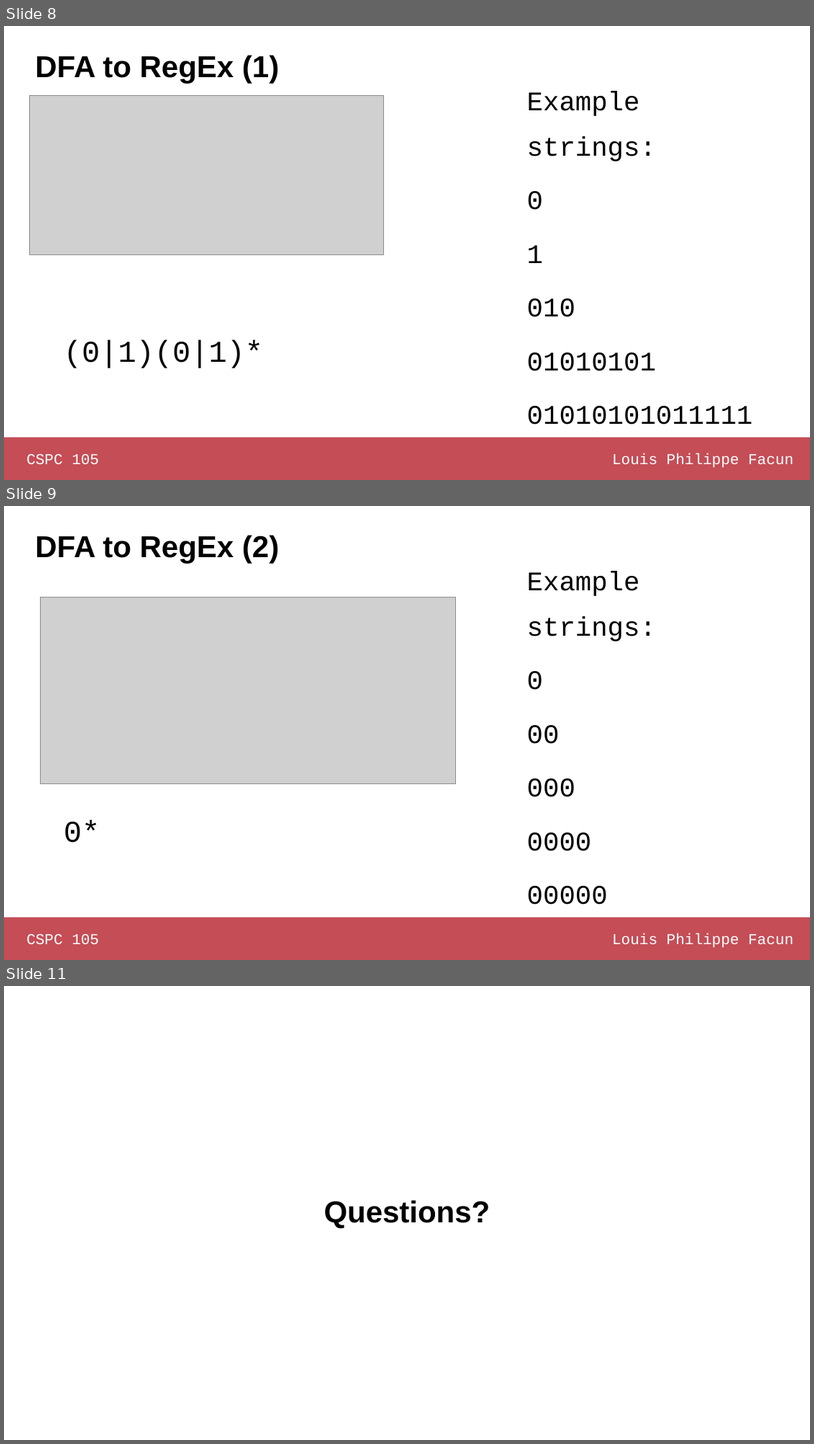
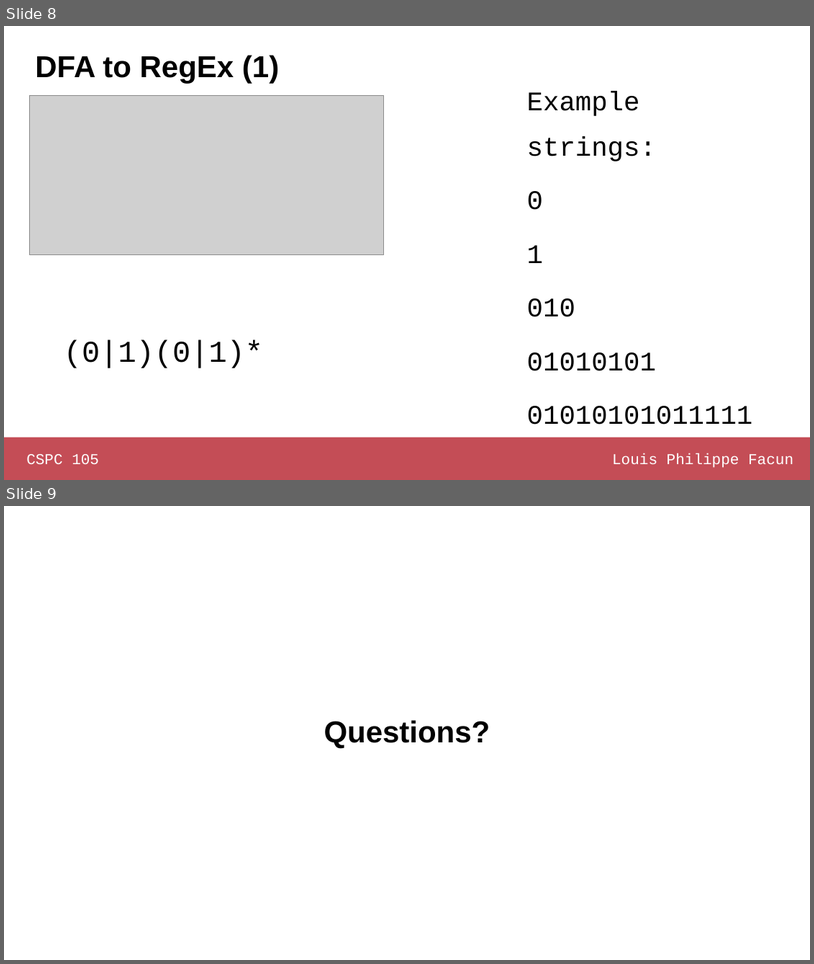
Before and after one commit to louisfacun/teaching, a slide deck: cspc105/2022/slides/lesson10.pptx. Shown one above the other, each under a label of ours: slides 8, 9 and 11 before the commit, slides 8 and 9 after it; the slides between them are not shown. The pictures are 814x1444 and 814x964 pixels, drawn with LibreOffice and Linux fonts; fonts in the diff are those of the drawing; grey boxes stand for pictures. Boxes give left, top, right and bottom in pixels: in the first picture for what was removed or moved away, otherwise in the second. Text is boxed around its words. In the diff, an @@ line names an element or a change of style, - is before the commit and + after.

```diff
--- a/cspc105/2022/slides/lesson10.pptx
+++ b/cspc105/2022/slides/lesson10.pptx
@@ slide 9 removed at [4,506,810,960], background #FFFFFF @@
@@ title removed at [35,535,279,564] @@
-DFA to RegEx (2)
@@ text removed at [527,572,656,904] @@
-Example strings:
-0
-00
-000
-0000
-00000
@@ picture removed at [40,597,456,784] @@
@@ text removed at [64,819,100,842] @@
-0*
@@ rectangle removed at [4,917,810,960] @@
@@ text removed at [26,934,99,944] @@
-CSPC 105
@@ text removed at [612,933,794,947] @@
-Louis Philippe Facun
@@ what was slide 11 is now slide 9 @@
```
Also in this commit, not shown: 1 other slide removed, 1 other file.
